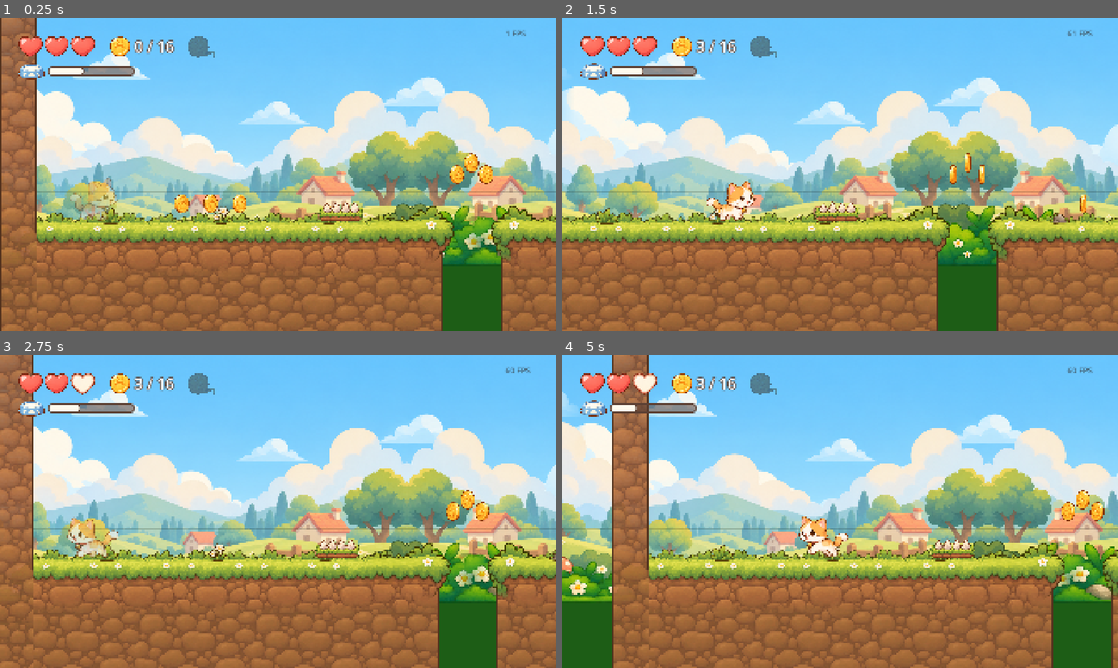
Above: before the commit, frames 1-4 (two rows, left to right).
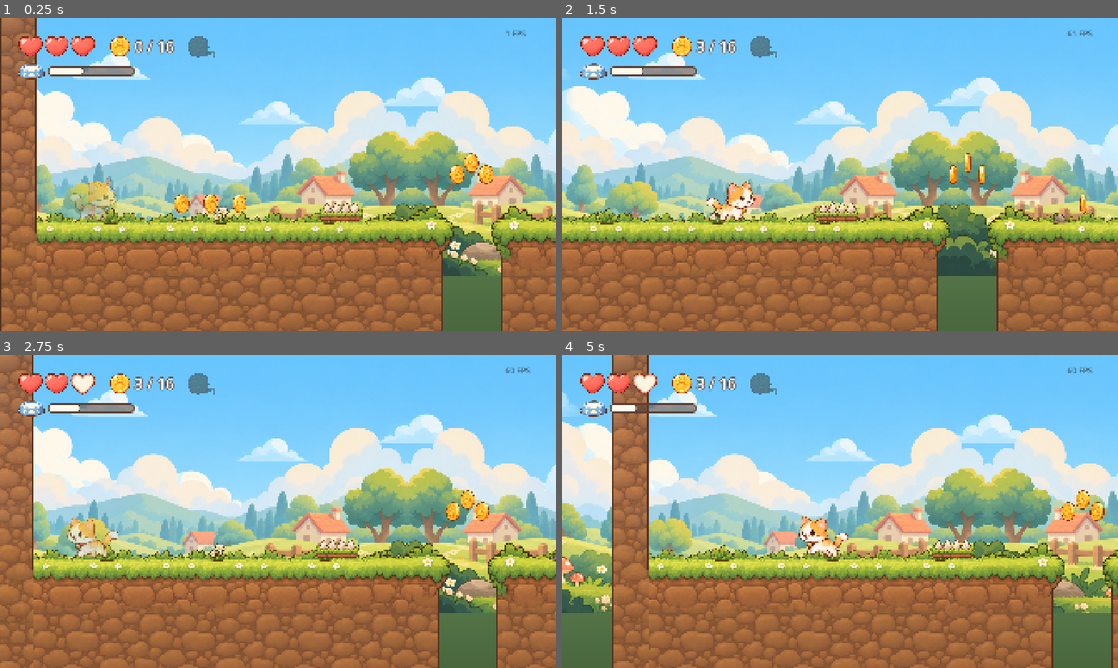
Above: after the commit, the same moments.

Repository: roshnikumari-21/wiwiwi
Game: Godot game, scene res://scenes/levels/w1/level_w1_01.tscn
Two runs of this game, one before a commit and one after it. Both use one fixed random seed, a clock stepped at 60 frames per second and the inputs below.
Inputs (mouse positions are in pixels of both pictures, inside the frame that each line leads up to):
- Up to frame 1 (0.25 s): no input
- Up to frame 2 (1.5 s): move the mouse to (962, 158) at 0.52 s; hold Right (move_right) from 0.53 s (still down); click (962, 158) at 0.67 s; tap Space (jump) at 0.77 s; move the mouse to (728, 190) at 1.27 s
- Up to frame 3 (2.75 s): tap Space (jump) at 1.52 s; move the mouse to (333, 442) at 2.02 s; release Right (move_right) at 2.03 s; hold Left (move_left) from 2.03 s (still down)
- Up to frame 4 (5 s): move the mouse to (812, 574) at 2.77 s; release Left (move_left) at 2.78 s; hold Right (move_right) 2.78-4.28 s; click (812, 574) at 2.92 s; tap Space (jump) at 3.02, 3.77, 4.52 s; move the mouse to (1006, 558) at 3.52 s; move the mouse to (673, 464) at 4.27 s; hold Left (move_left) from 4.28 s (still down)

The runs differ from the first frame. In frame 1, 4.1% of the frame differs, in the area x 6-100%, y 55-100%; in frame 2, 4.0%; in frame 3, 4.0%; in frame 4, 6.8%, in the area x 0-100%, y 55-100%.

Commit message:
Background: drop the bushes layer; countryside grass fills pits instead
Co-Authored-By: Claude Opus 5.5 <noreply@anthropic.com>

Diff:
--- a/scenes/levels/backgrounds/meadow_background.tscn
+++ b/scenes/levels/backgrounds/meadow_background.tscn
@@ -3,7 +3,6 @@
 [ext_resource type="Script" path="res://scenes/levels/backgrounds/parallax_background.gd" id="1_script"]
 [ext_resource type="Texture2D" path="res://assets/art/backgrounds/meadow/bg_far.png" id="2_far"]
 [ext_resource type="Texture2D" path="res://assets/art/backgrounds/meadow/bg_mid.png" id="3_mid"]
-[ext_resource type="Texture2D" path="res://assets/art/backgrounds/meadow/bg_near.png" id="4_near"]
 
 [node name="MeadowBackground" type="CanvasLayer"]
 layer = -10
@@ -20,6 +19,3 @@
 
 [node name="Mid" type="TextureRect" parent="."]
 texture = ExtResource("3_mid")
-
-[node name="Near" type="TextureRect" parent="."]
-texture = ExtResource("4_near")
--- a/scenes/levels/backgrounds/parallax_background.gd
+++ b/scenes/levels/backgrounds/parallax_background.gd
@@ -10,7 +10,6 @@
 @export var layers := {
 	"Far": [0.1, 0.05, -140.0],
 	"Mid": [0.3, 0.15, 210.0],
-	"Near": [0.55, 0.4, 600.0],
 }
 
 func _ready() -> void:
Binary file changed: assets/art/backgrounds/meadow/bg_mid.png
Binary file removed: assets/art/backgrounds/meadow/bg_near.png
Not shown, removed: assets/art/backgrounds/meadow/bg_near.png.import
Not shown, changed: plan.md
